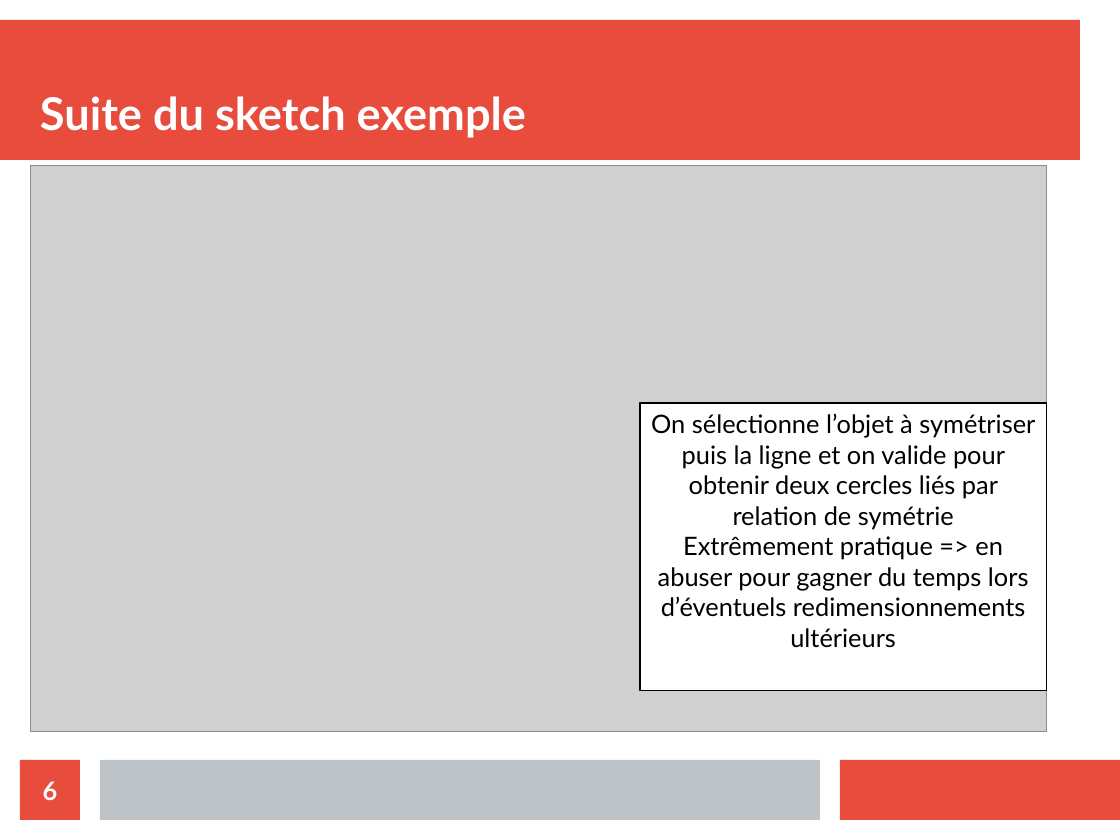
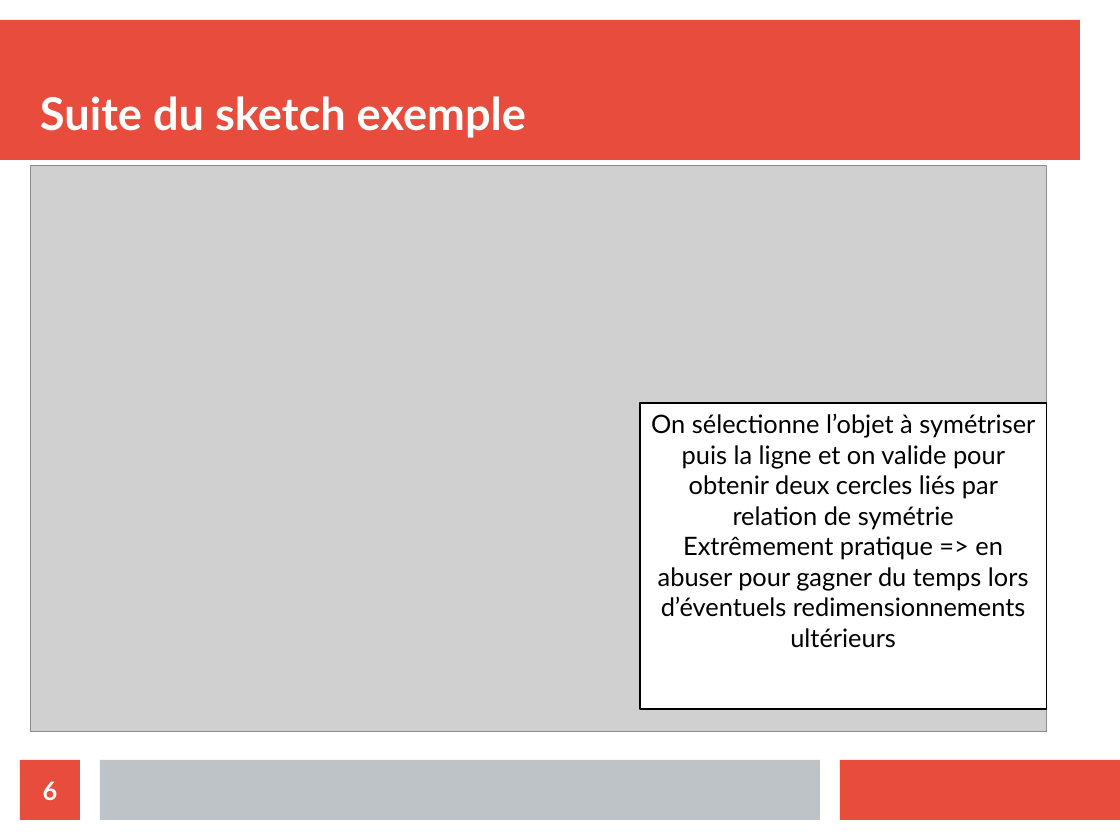
Before and after one commit to robotronik/projet-tron, a slide deck: slide 6 of méca/tutoFusion.odp. Drawn at 1120x840 pixels with LibreOffice and Linux fonts; fonts in the diff are those of the drawing; grey boxes stand for pictures. Boxes give left, top, right and bottom in pixels: in the first picture for what was removed or moved away, otherwise in the second. Text is boxed around its words. In the diff, an @@ line names an element or a change of style, - is before the commit and + after.

```diff
--- a/méca/tutoFusion.odp
+++ b/méca/tutoFusion.odp
@@ rectangle "On sélectionne l’objet à symétriser ...": place and size @@
-rectangle "On sélectionne l’objet à symétriser ..." at (640,402,1047,690)
+rectangle "On sélectionne l’objet à symétriser ..." at (640,402,1047,708)
```
Also in this commit, not shown: 3 other slides changed, 2 other files.
